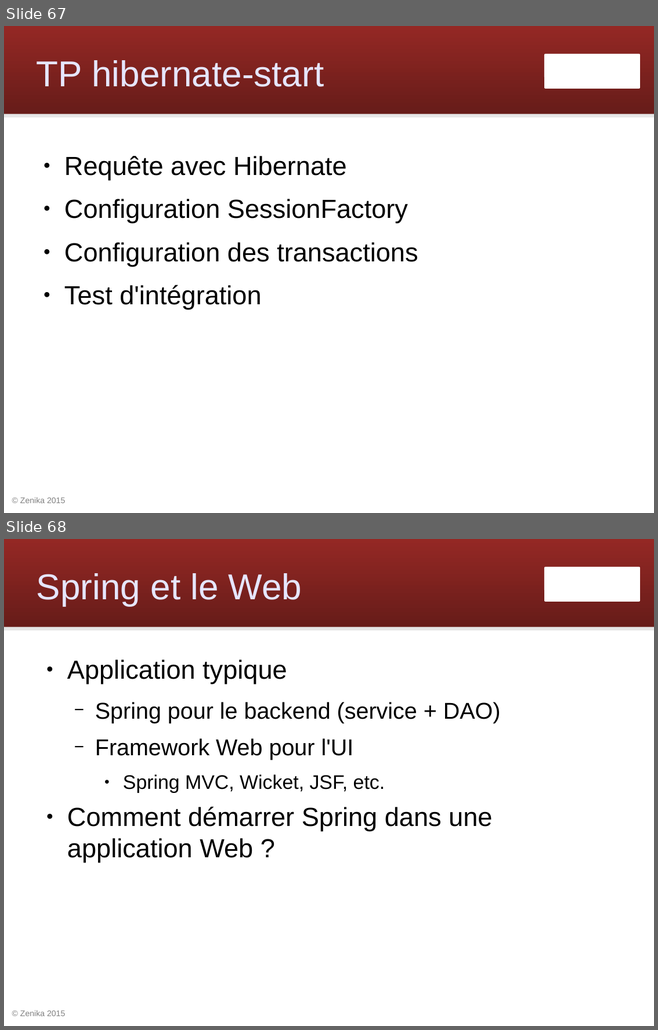
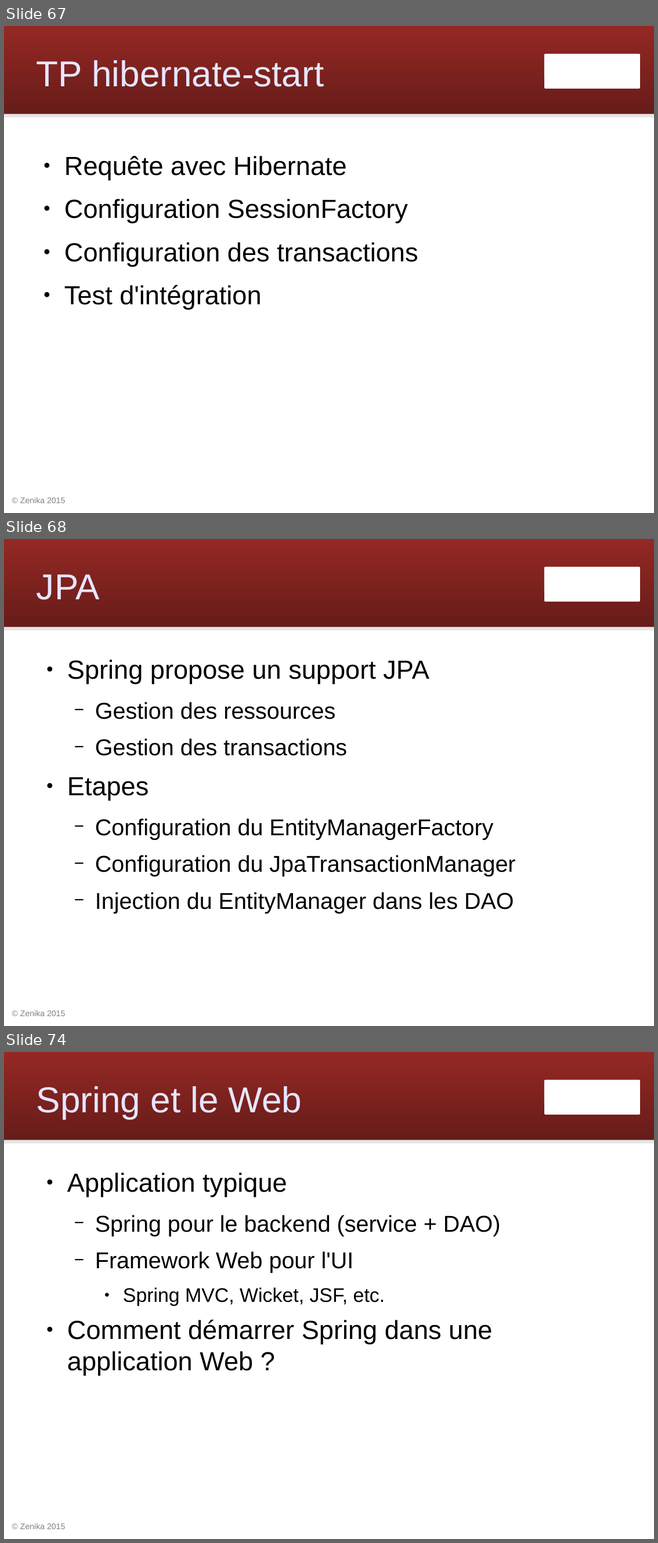
Before and after one commit to Zenika/workshop-spring-core, a slide deck: spring-workshop.odp. Shown one above the other, each under a label of ours: slides 67 and 68 before the commit, slides 67, 68 and 74 after it; the slides between them are not shown. The pictures are 658x1030 and 658x1543 pixels, drawn with LibreOffice and Linux fonts; fonts in the diff are those of the drawing; background and template pictures are left out. Boxes give left, top, right and bottom in pixels: in the first picture for what was removed or moved away, otherwise in the second. Text is boxed around its words. In the diff, an @@ line names an element or a change of style, - is before the commit and + after.

```diff
--- a/spring-workshop.odp
+++ b/spring-workshop.odp
@@ slide 68 added at bbox=[4, 539, 654, 1026], background #FFFFFF; not listed: 4 template elements that a slide beside it also shows @@
@@ title added at bbox=[36, 574, 100, 600], 44 pt, text #E6E6FF @@
+JPA
@@ text added at bbox=[67, 660, 515, 914], 28 pt, text #000000 @@
+● Spring propose un support JPA
+  − Gestion des ressources
+  − Gestion des transactions
+● Etapes
+  − Configuration du EntityManagerFactory
+  − Configuration du JpaTransactionManager
+  − Injection du EntityManager dans les DAO
@@ what was slide 68 is now slide 74 @@
```
Also in this commit, not shown: 1 slide changed, 5 other slides added, 19 other files.
